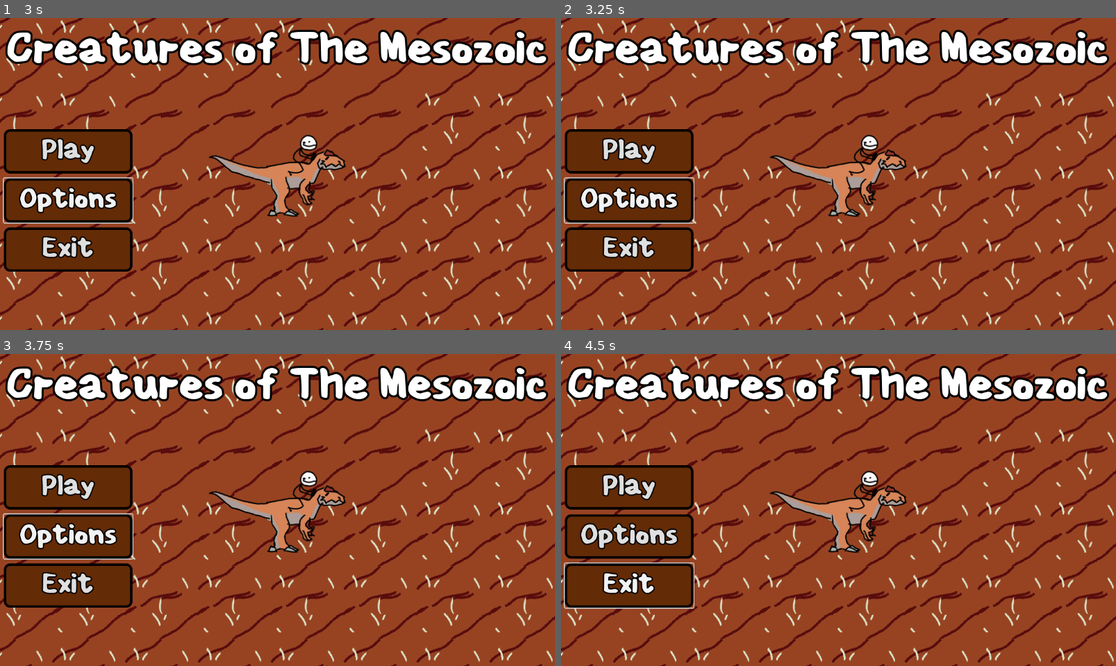
Above: before the commit, frames 1-4 (two rows, left to right).
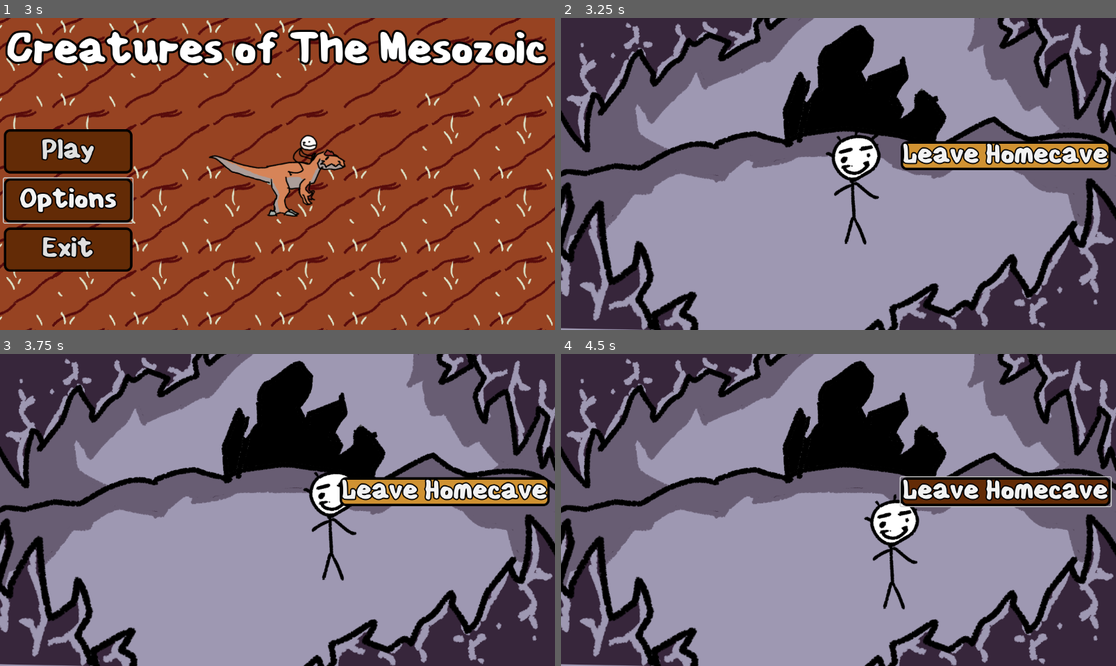
Above: after the commit, the same moments.

Repository: Jubercool/Creatures-of-The-Mesozoic-Repository
Game: Godot game, scene res://Scenes/Main_Menu.tscn
The game is run twice, just before and just after one commit, with the same random seed, the same clock (stepped at 60 frames per second) and the same inputs. This scene is started directly instead of the project's main scene.
Inputs (mouse positions are in pixels of both pictures, inside the frame that each line leads up to):
- Up to frame 1 (3 s): click "Play" at 0.5 s; click "Play" at 1.25 s; click "Options" at 2 s; move the mouse to (399, 158) at 2.77 s; hold Right (ui_right) from 2.78 s (still down); click (399, 158) at 2.85 s
- Up to frame 2 (3.25 s): keep holding Right (ui_right)
- Up to frame 3 (3.75 s): release Right (ui_right) at 3.5 s; click (444, 491) at 3.5 s, where only the run after the commit has a clickable "Leave Homecave"
- Up to frame 4 (4.5 s): move the mouse to (727, 525) at 4.27 s; hold Down (ui_down) from 4.28 s (still down); click (727, 525) at 4.35 s

Frame 1 is identical in both runs. In frame 2, 99% of the frame differs, in the area x 0-100%, y 0-100%; in frame 3, 99%; in frame 4, 99%.
Error after the commit: Cannot call method 'change_scene_to_file' on a null value. (res://Scripts/main_menu.gd:17)

Commit message:
Bug fixes from folder restructure
my bad

Diff:
--- a/Scripts/Homecave_movement.gd
+++ b/Scripts/Homecave_movement.gd
@@ -9,14 +9,14 @@
 
 # Called every frame. 'delta' is the elapsed time since the previous frame.
 func _process(delta):
-	if Input.is_action_pressed("ui_right") or Input.is_key_pressed(KEY_D):
+	if Input.is_action_pressed("ui_right"):
 		position.x += speed * delta
 
-	if Input.is_action_pressed("ui_left") or Input.is_key_pressed(KEY_A):
+	if Input.is_action_pressed("ui_left"):
 		position.x -= speed * delta
 
-	if Input.is_action_pressed("ui_up") or Input.is_key_pressed(KEY_W):
+	if Input.is_action_pressed("ui_up"):
 		position.y -= speed * delta
 
-	if Input.is_action_pressed("ui_down") or Input.is_key_pressed(KEY_S):
+	if Input.is_action_pressed("ui_down"):
 		position.y += speed * delta
--- a/Scripts/homecave.gd
+++ b/Scripts/homecave.gd
@@ -14,7 +14,7 @@
 func _on_leave_homecave_pressed() -> void:
 	$Press.play()
 	await $Press.finished
-	get_tree().change_scene_to_file("res://node_2d.tscn")
+	get_tree().change_scene_to_file("res://Scenes/node_2d.tscn")
 
 
 func _on_leave_homecave_mouse_entered() -> void:
--- a/Scripts/initial.gd
+++ b/Scripts/initial.gd
@@ -1,5 +1,5 @@
 extends Node2D
-var enemyscene = preload("res://enemy.tscn")
+var enemyscene = preload("res://Scenes/enemy.tscn")
 
 # Called when the node enters the scene tree for the first time.
 func _ready() -> void:
--- a/Scripts/main_menu.gd
+++ b/Scripts/main_menu.gd
@@ -3,7 +3,7 @@
 
 # Called when the node enters the scene tree for the first time.
 func _ready() -> void:
-	pass # Replace with function body.
+	pass
 
 
 # Called every frame. 'delta' is the elapsed time since the previous frame.
@@ -14,7 +14,7 @@
 func _on_play_pressed() -> void:
 	$Press.play()
 	await $Press.finished
-	get_tree().change_scene_to_file("res://homecave.tscn")
+	get_tree().change_scene_to_file("res://Scenes/homecave.tscn")
 
 func _on_play_mouse_entered() -> void:
 	$Hover.play()
@@ -24,7 +24,7 @@
 	await $Press.finished
 	print("Options pressed")
 
-func _on_options_mouse_entered() -> void:
+func _on_Options_mouse_entered() -> void:
 	$Hover.play()
 
 func _on_exit_pressed() -> void:
@@ -34,6 +34,3 @@
 
 func _on_exit_mouse_entered() -> void:
 	$Hover.play()
-
-func _on_Options_mouse_entered() -> void:
-	$Hover.play()
